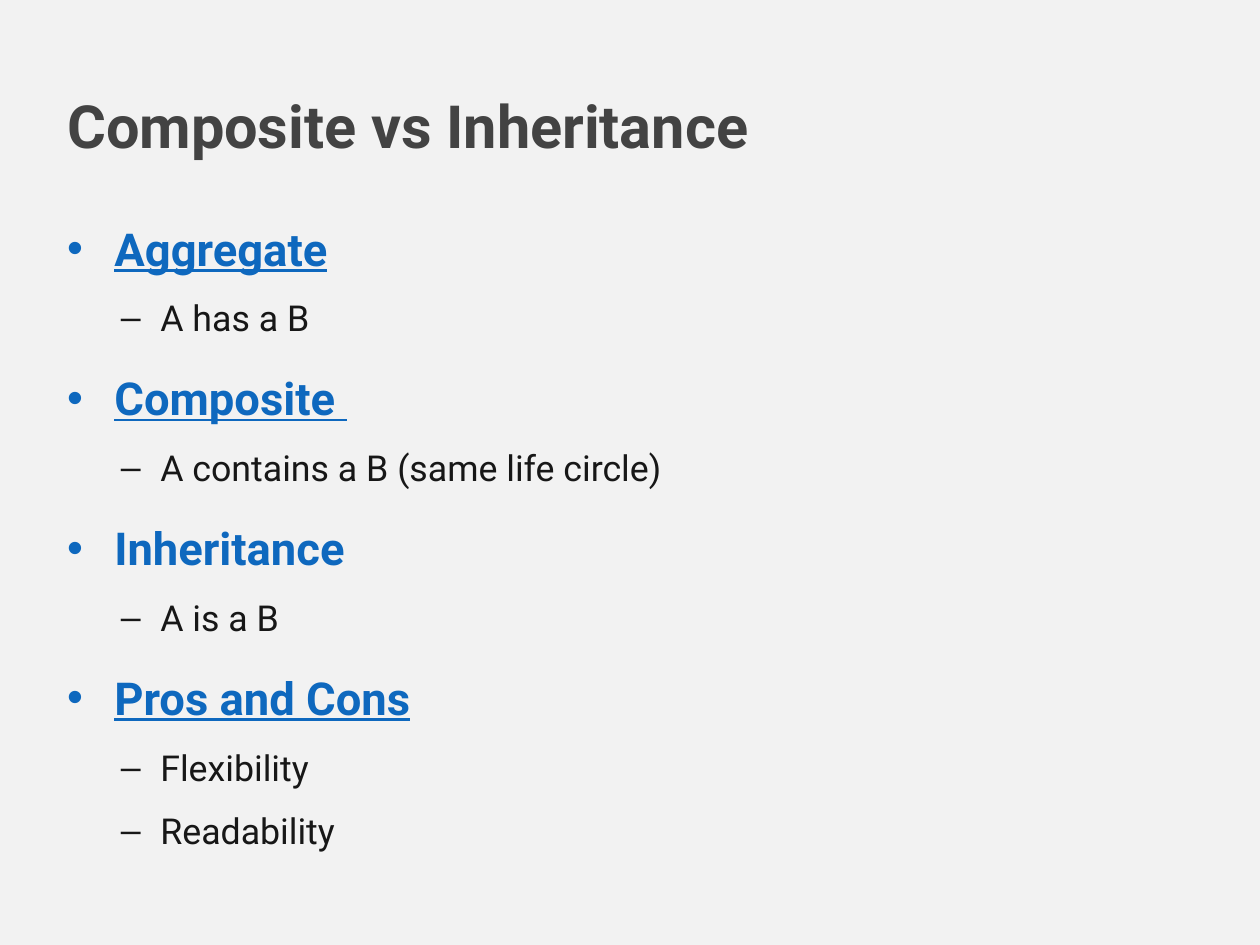
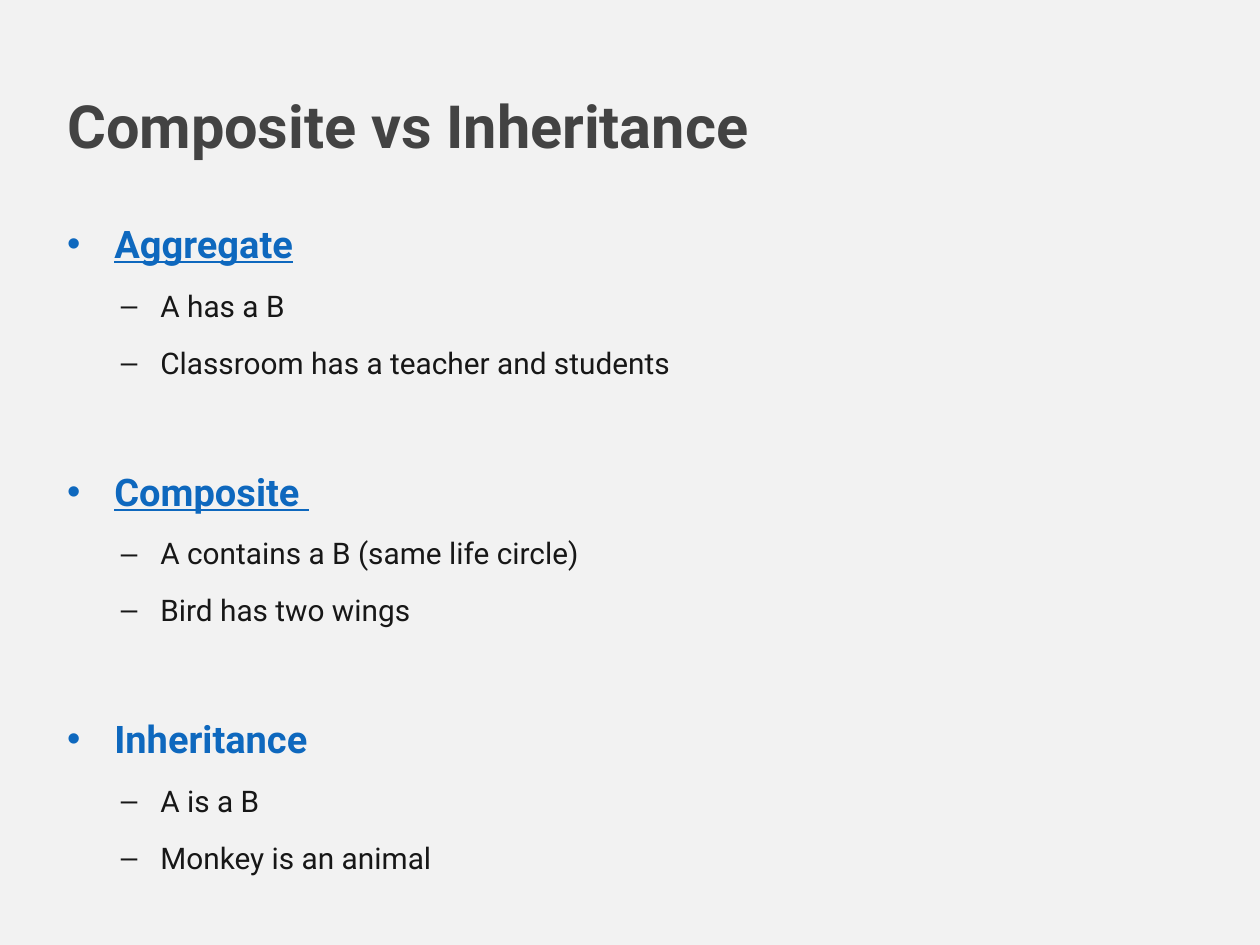
Before and after one commit to bagamoon/OOP-Training-1, a slide deck: slide 17 of OOP_Brett.pptx. Drawn at 1260x945 pixels with LibreOffice and Linux fonts; fonts in the diff are those of the drawing; background and template pictures are left out. Boxes give left, top, right and bottom in pixels: in the first picture for what was removed or moved away, otherwise in the second. Text is boxed around its words. In the diff, an @@ line names an element or a change of style, - is before the commit and + after.

Commit message:
add IoC and Composite vs Inheritance samples, update pptx

```diff
--- a/OOP_Brett.pptx
+++ b/OOP_Brett.pptx
@@ text at <box>114,231,579,813</box>: size 25.9 to 21.7 pt in "Aggregate", "Composite", "Inheritance"; size 20.4 to 17.1 pt in "A has a B", "A contains a B (same life circle)", "A is a B" @@
@@ text at <box>160,351,670,375</box>: paragraph added @@
+  – Classroom has a teacher and students
@@ text at <box>160,598,410,627</box>: paragraph added @@
+  – Bird has two wings
@@ text at <box>160,846,431,876</box>: text changed; size 20.4 to 17.1 pt @@
-• Pros and Cons
-  – Flexibility
-  – Readability
+  – Monkey is an animal
```
Also in this commit, not shown: 2 other slides changed, 1 slide added, 10 other files.
